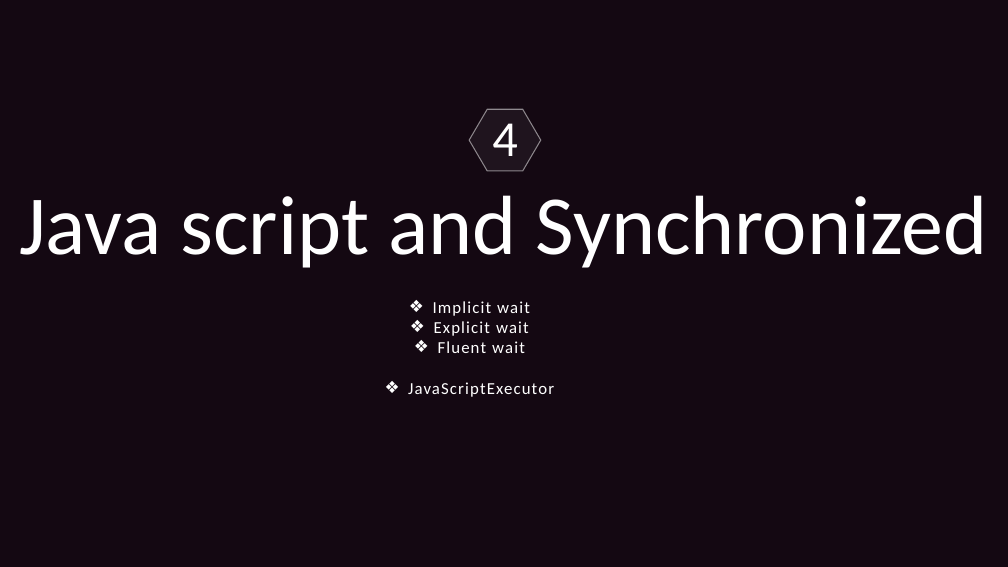
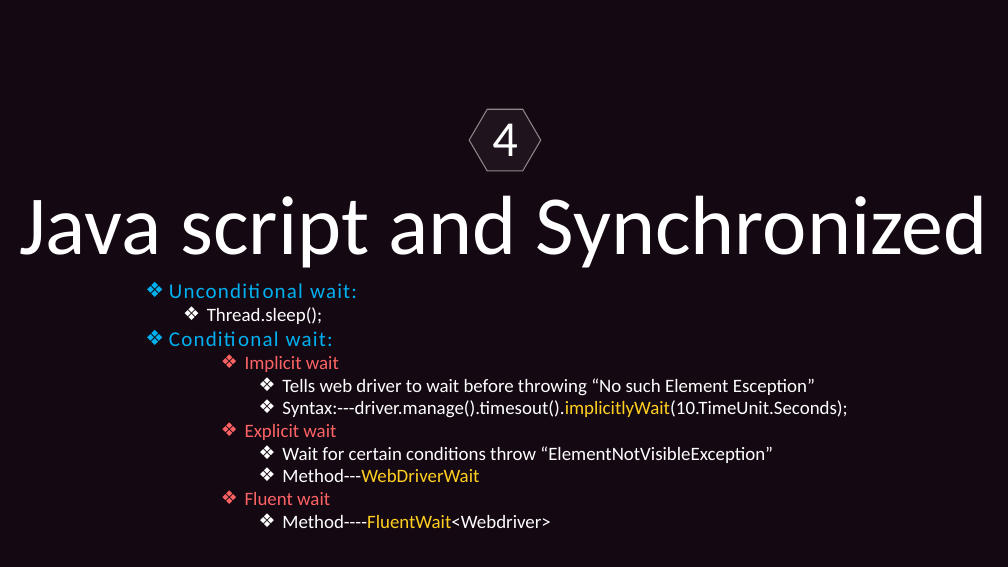
Before and after one commit to Ajin007/IRC_Docs, a slide deck: slide 23 of Students PPT.pptx (slide 22 before the commit). Drawn at 1008x567 pixels with LibreOffice and Linux fonts; fonts in the diff are those of the drawing. Boxes give left, top, right and bottom in pixels: in the first picture for what was removed or moved away, otherwise in the second. Text is boxed around its words. In the diff, an @@ line names an element or a change of style, - is before the commit and + after.

```diff
--- a/Students PPT.pptx
+++ b/Students PPT.pptx
@@ text "Unconditional wait:" moved from (x1=408, y1=301, x2=554, y2=397) to (x1=207, y1=283, x2=847, y2=528) @@
@@ text at (x1=207, y1=283, x2=357, y2=346): paragraphs added @@
+❖ Unconditional wait:
+  ❖ Thread.sleep();
+❖ Conditional wait:
@@ text at (x1=245, y1=356, x2=339, y2=505): size 16 to 18 pt, text colour #FFFFFF to #FD6364, letter spacing 1.1 to 0 pt in "Implicit wait", "Explicit wait", "Fluent wait"; alignment centre to left; list level 1 to 3 in "Implicit wait"; list level 1 to 3 in "Explicit wait"; list level 1 to 3 in "Fluent wait" @@
@@ text at (x1=282, y1=378, x2=847, y2=418): paragraphs added @@
+      ❖ Tells web driver to wait before throwing “No such Element Esception”
+      ❖ Syntax:---driver.manage().timesout().implicitlyWait(10.TimeUnit.Seconds);
@@ text at (x1=282, y1=446, x2=773, y2=482): paragraphs added @@
+      ❖ Wait for certain conditions throw “ElementNotVisibleException”
+      ❖ Method---WebDriverWait
@@ text at (x1=282, y1=515, x2=550, y2=528): text changed; size 16 to 18 pt @@
-❖ JavaScriptExecutor
+      ❖ Method----FluentWait<Webdriver>
```
Also in this commit, not shown: 7 other slides changed, 33 slides added, 1 slide removed.
